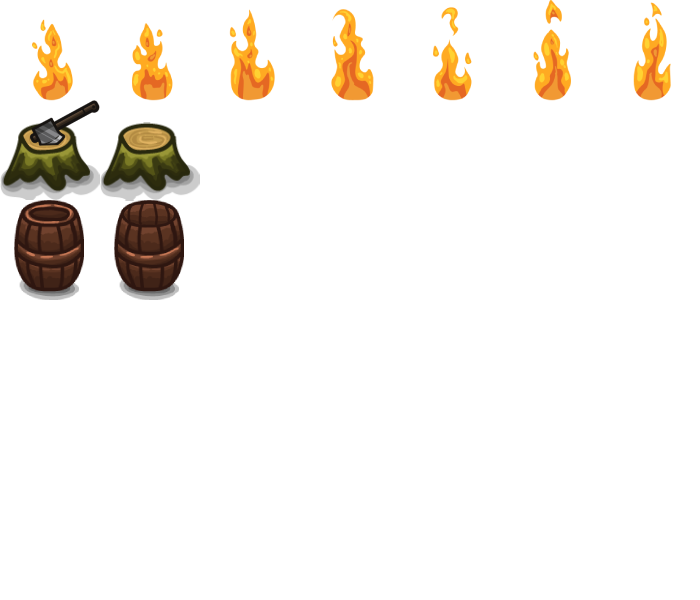
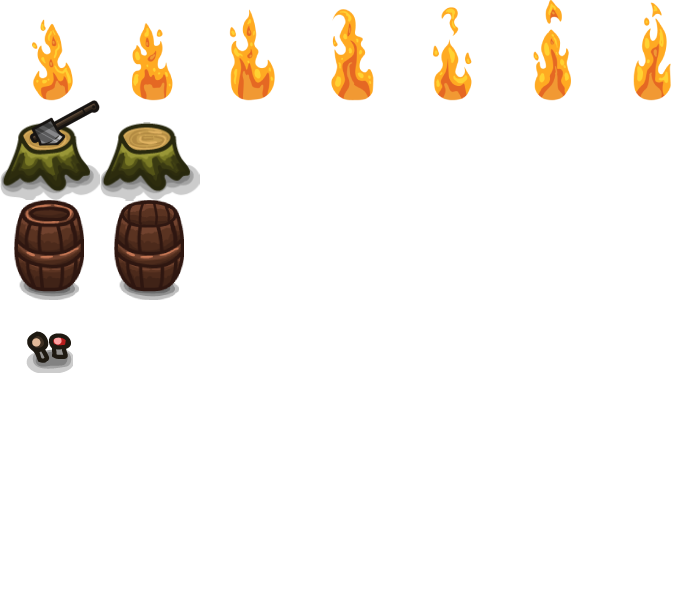
Revision of a layered 700 x 600 image; what changed, layer by layer:
added group "mushrooms" with 1 layers above "barrel" over [26, 331, 73, 373]
added layer "greenery_10" in group "mushrooms" over [26, 331, 73, 373]
